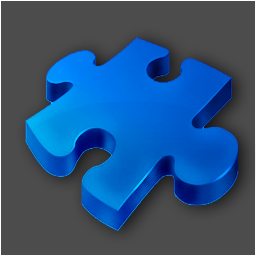
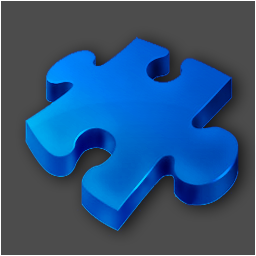
Before/after of a 256px x 256px layered artwork. What changed in the layer stack:
renamed "Layer 0" to "Layer 2", painted on it over [26, 49, 239, 230]
